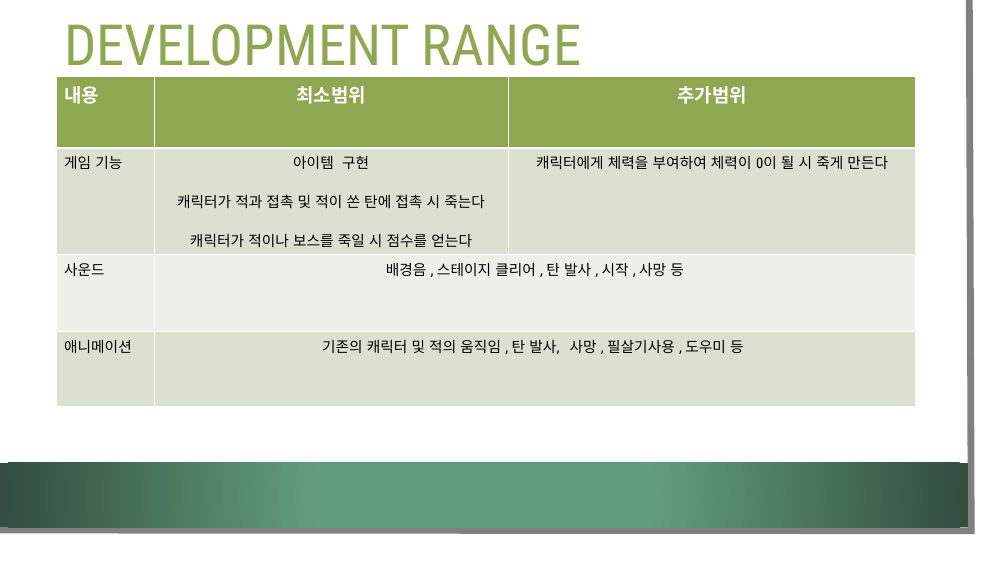
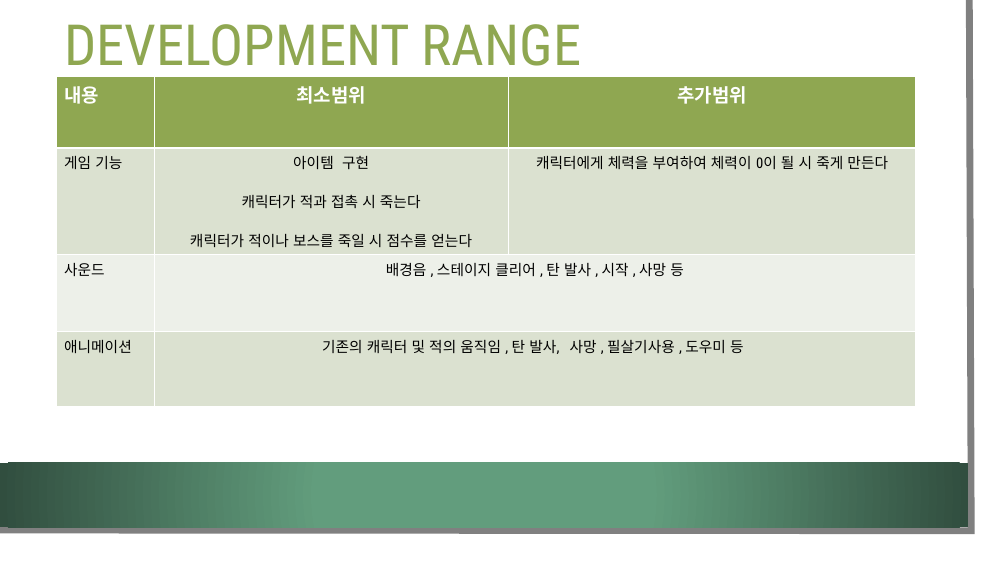
Before and after one commit to LEGO0937/2DGP-Project, a slide deck: slide 5 of Project 1st ppt/2DGP 게임기획서.pptx. Drawn at 1008x567 pixels with LibreOffice and Linux fonts; fonts in the diff are those of the drawing; background and template pictures are left out. Boxes give left, top, right and bottom in pixels: in the first picture for what was removed or moved away, otherwise in the second. Text is boxed around its words. In the diff, an @@ line names an element or a change of style, - is before the commit and + after.

```diff
--- a/Project 1st ppt/2DGP 게임기획서.pptx
+++ b/Project 1st ppt/2DGP 게임기획서.pptx
@@ table at (x1=57, y1=76, x2=917, y2=395) @@
-row 2, column 2: 아이템 구현 / 캐릭터가 적과 접촉 및 적이 쏜 탄에 접촉 시 죽는다 / 캐릭터가 적이나 보스를 죽일 시 점수를 얻는다
+row 2, column 2: 아이템 구현 / 캐릭터가 적과 접촉 시 죽는다 / 캐릭터가 적이나 보스를 죽일 시 점수를 얻는다
```
Also in this commit, not shown: 3 other slides changed, 3 other files.
